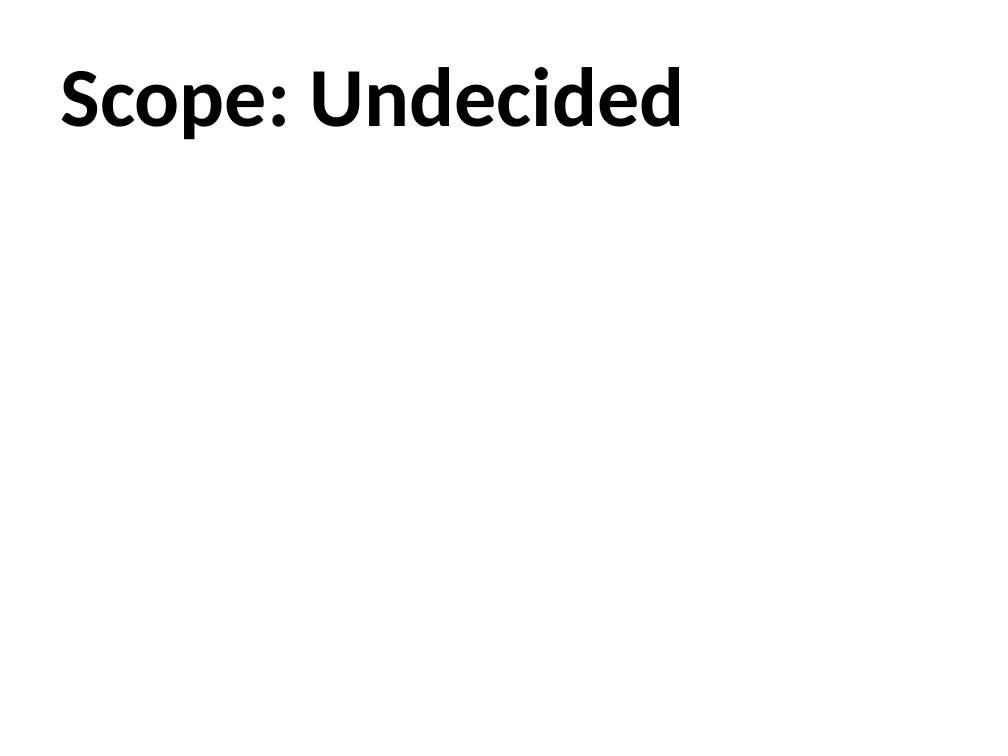
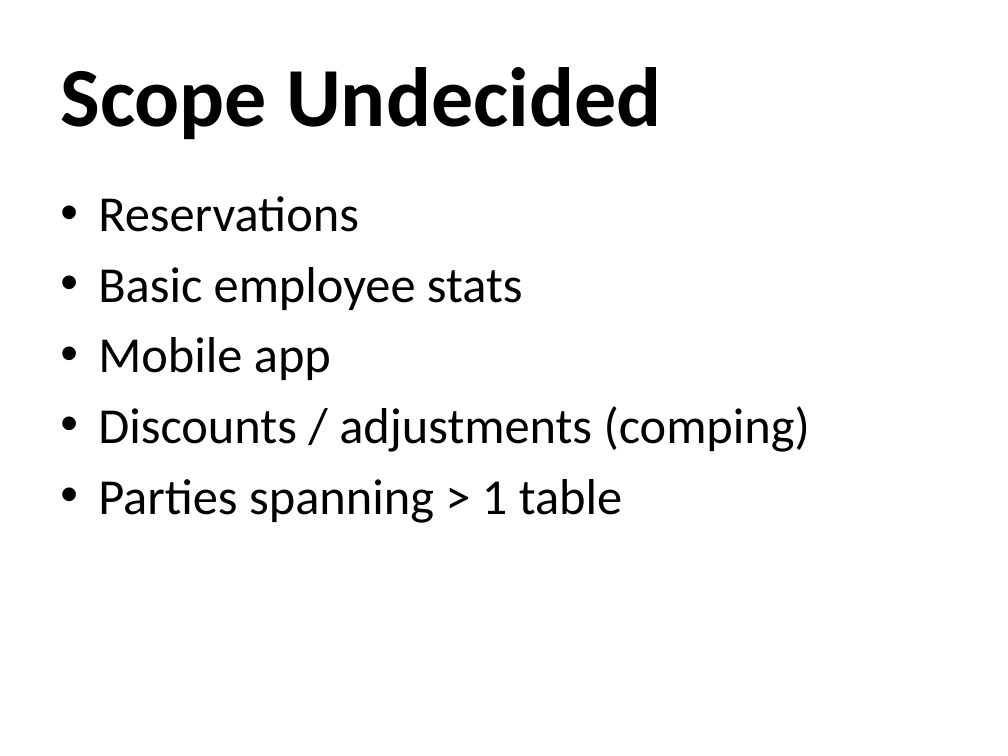
Before and after one commit to osmihi/Capstone, a slide deck: slide 23 of Project Documents/Group3_Presentation1_Capstone.pptx. Drawn at 1008x756 pixels with LibreOffice and Linux fonts; fonts in the diff are those of the drawing; background and template pictures are left out. Boxes give left, top, right and bottom in pixels: in the first picture for what was removed or moved away, otherwise in the second. Text is boxed around its words. In the diff, an @@ line names an element or a change of style, - is before the commit and + after.

```diff
--- a/Project Documents/Group3_Presentation1_Capstone.pptx
+++ b/Project Documents/Group3_Presentation1_Capstone.pptx
@@ title at [60, 67, 661, 140]: text changed @@
-Scope: Undecided
+Scope Undecided
@@ text added at [98, 196, 810, 523], 36 pt, text #000000 @@
+• Reservations
+• Basic employee stats
+• Mobile app
+• Discounts / adjustments (comping)
+• Parties spanning > 1 table
```
Also in this commit, not shown: 12 other slides changed, 4 slides added, 8 slides removed.
